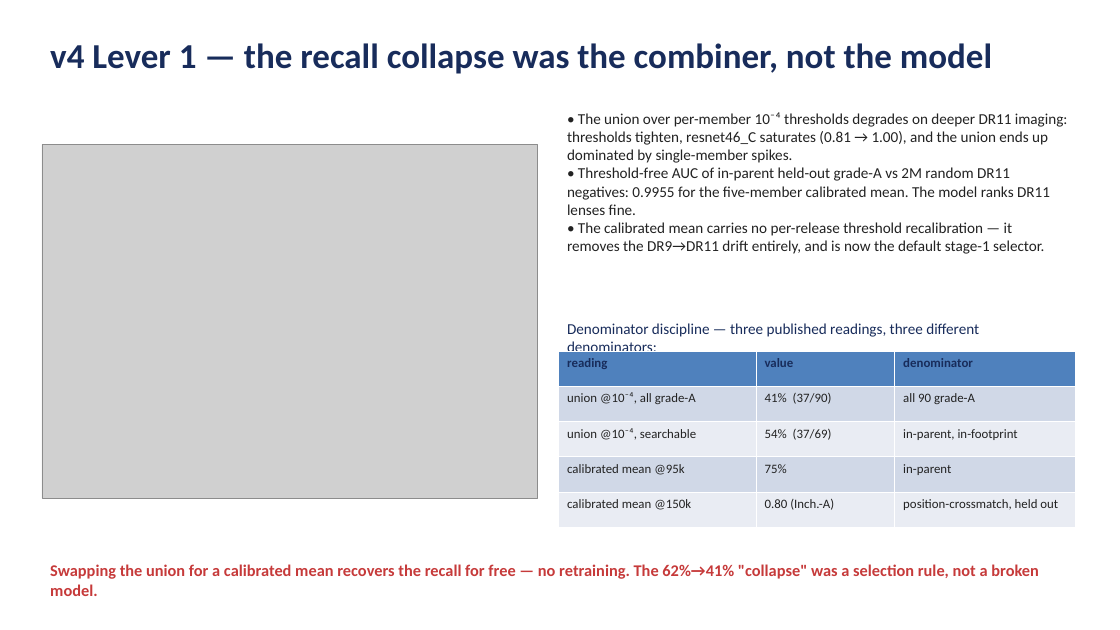
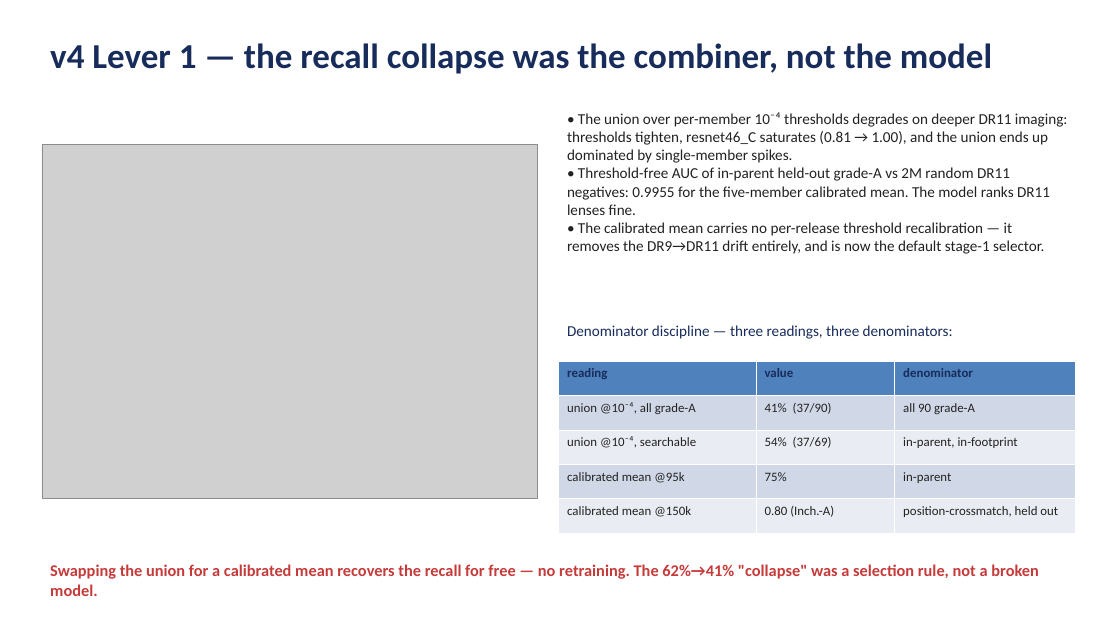
Before and after one commit to usfcs-edu/agentic-lensing, a slide deck: slide 12 of progress/2026-07-09/claudenet_v4_dr11_2026-07-09.pptx. Drawn at 1120x630 pixels with LibreOffice and Linux fonts; fonts in the diff are those of the drawing; grey boxes stand for pictures. Boxes give left, top, right and bottom in pixels: in the first picture for what was removed or moved away, otherwise in the second. Text is boxed around its words. In the diff, an @@ line names an element or a change of style, - is before the commit and + after.

```diff
--- a/progress/2026-07-09/claudenet_v4_dr11_2026-07-09.pptx
+++ b/progress/2026-07-09/claudenet_v4_dr11_2026-07-09.pptx
@@ text at (567, 325, 953, 339): text changed @@
-Denominator discipline — three published readings, three different denominators:
+Denominator discipline — three readings, three denominators:
@@ table: place and size @@
-table at (559, 351, 1075, 528)
+table at (559, 361, 1075, 534)
```
Also in this commit, not shown: 3 other slides changed, 1 other file.
